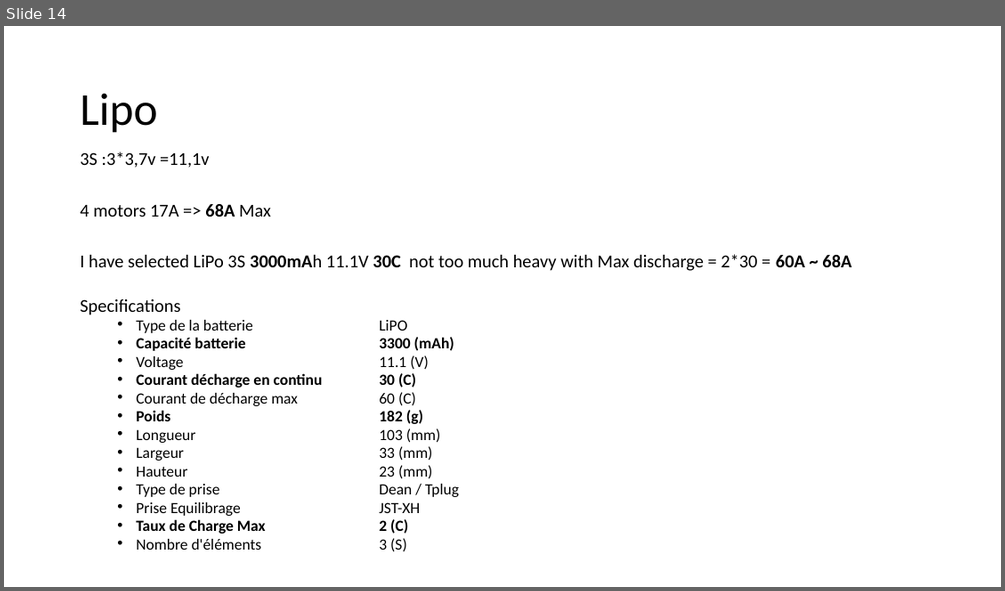
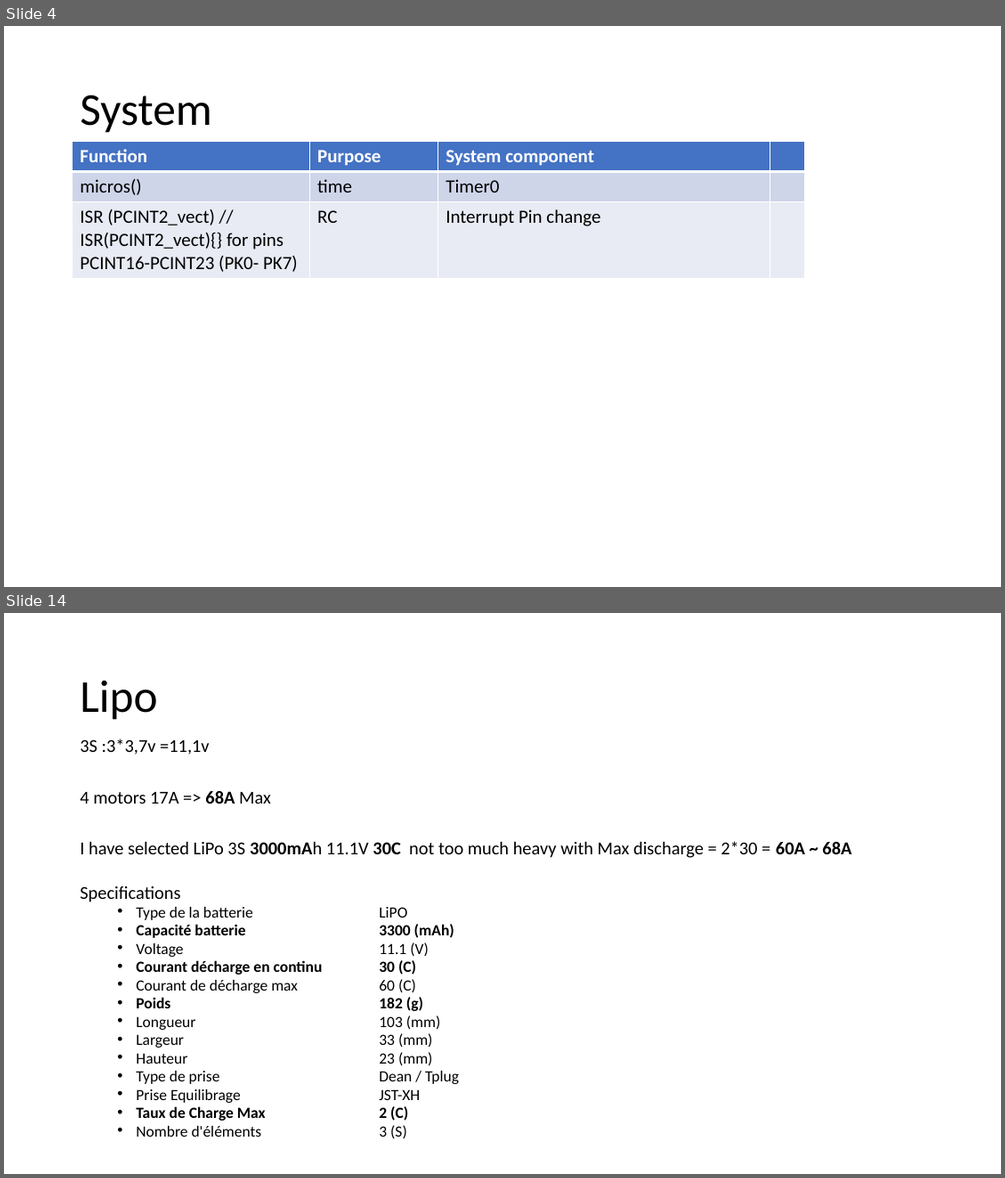
Before and after one commit to RobotEdh/RobotMicroControl, a slide deck: libraries/Diagramm Drone3.pptx. Shown one above the other, each under a label of ours: slide 14 before the commit, slides 4 and 14 after it; the slides between them are not shown. The pictures are 1005x591 and 1005x1178 pixels, drawn with LibreOffice and Linux fonts; fonts in the diff are those of the drawing. Boxes give left, top, right and bottom in pixels: in the first picture for what was removed or moved away, otherwise in the second. Text is boxed around its words. In the diff, an @@ line names an element or a change of style, - is before the commit and + after.

```diff
--- a/libraries/Diagramm Drone3.pptx
+++ b/libraries/Diagramm Drone3.pptx
@@ slide 4 added at [4,26,1001,587], background #FFFFFF @@
@@ title added at [80,95,211,133], 44 pt, text #000000 @@
+System
@@ table added at [73,141,806,276], 3 rows, 4 columns @@
+Function | Purpose | System component | 
+micros() | time | Timer0 | 
+ISR (PCINT2_vect) // ISR(PCINT2_vect){} for pins PCINT16-PCINT23 (PK0- PK7) | RC | Interrupt Pin change | 
```
Also in this commit, not shown: 12 slides changed, 1 other slide added, 3 slides removed, 10 other files.
